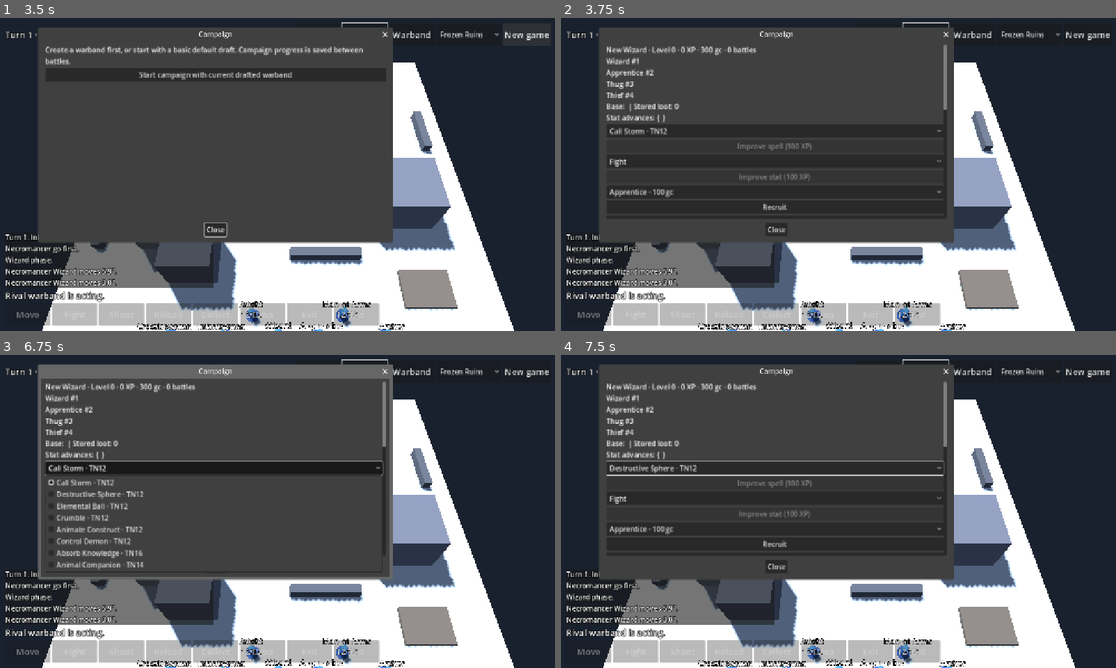
Above: before the commit, frames 1-4 (two rows, left to right).
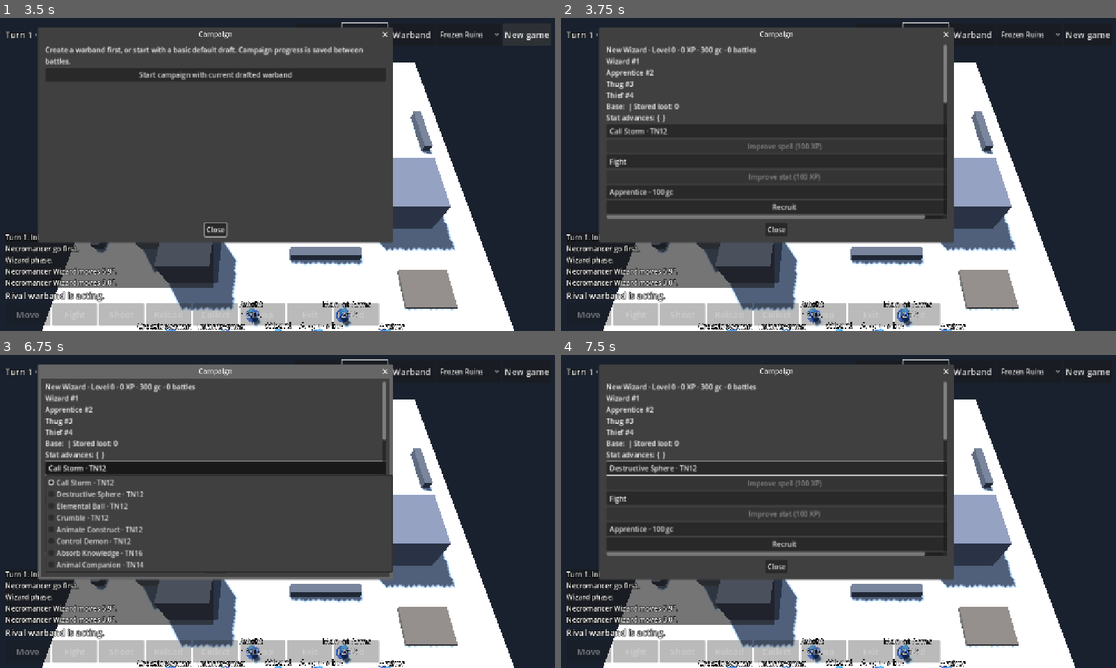
Above: after the commit, the same moments.

Repository: drag0nblad3/Frostgame
Game: Godot game, scene res://scenes/main.tscn
Two runs of this game, one before a commit and one after it. Both use one fixed random seed, a clock stepped at 60 frames per second and the inputs below.
Inputs:
- Up to frame 1 (3.5 s): click "Campaign" at 0.5 s; click "Campaign" at 1.25 s; click "New game" at 2 s; click "New game" at 2.75 s
- Up to frame 2 (3.75 s): click "Start campaign with current d…" at 3.5 s
- Up to frame 3 (6.75 s): click "Watch" at 4.25 s; click "Warband" at 5 s; click "Frozen Ruins" at 5.75 s; click "Call Storm · TN12" at 6.5 s
- Up to frame 4 (7.5 s): click "Fight" at 7.25 s

Frame 1 is identical in both runs. In frame 2, 1.0% of the frame differs, in the area x 8-70%, y 26-65%; in frame 3, 0.2%; in frame 4, 1.0%.

Commit message:
Implement Inn reserves and persistent base resource upgrades

Diff:
--- /dev/null
+++ b/data/base_resources.json
@@ -0,0 +1,68 @@
+{
+  "kennel": {
+    "name": "Kennel",
+    "cost": 400,
+    "benefit": "One extra war hound or companion wolf",
+    "live": true
+  },
+  "giant_cauldron": {
+    "name": "Giant Cauldron",
+    "cost": 250,
+    "benefit": "+1 Brew Potion",
+    "live": true
+  },
+  "enchanters_workshop": {
+    "name": "Enchanter's Workshop",
+    "cost": 400,
+    "benefit": "+1 Animate Construct and Embed Enchantment",
+    "live": true
+  },
+  "crystal_ball": {
+    "name": "Crystal Ball",
+    "cost": 250,
+    "benefit": "+1 Reveal Secret",
+    "live": true
+  },
+  "scriptorium": {
+    "name": "Scriptorium",
+    "cost": 200,
+    "benefit": "+1 Write Scroll",
+    "live": true
+  },
+  "celestial_telescope": {
+    "name": "Celestial Telescope",
+    "cost": 250,
+    "benefit": "One +5 initiative bonus per battle",
+    "live": false
+  },
+  "summoning_circle": {
+    "name": "Summoning Circle",
+    "cost": 300,
+    "benefit": "Prepare a temporary controlled demon",
+    "live": false
+  },
+  "carrier_pigeons": {
+    "name": "Carrier Pigeons",
+    "cost": 50,
+    "benefit": "Soldier recruitment costs 10gc less",
+    "live": true
+  },
+  "arcane_candle": {
+    "name": "Arcane Candle",
+    "cost": 100,
+    "benefit": "+1 prebattle Control Demon",
+    "live": false
+  },
+  "summoning_candle": {
+    "name": "Summoning Candle",
+    "cost": 100,
+    "benefit": "+1 prebattle Summon Demon",
+    "live": false
+  },
+  "sarcophagus_of_healing": {
+    "name": "Sarcophagus of Healing",
+    "cost": 300,
+    "benefit": "Wizard avoids badly wounded downtime; 10gc off niggling injury care",
+    "live": true
+  }
+}
--- /dev/null
+++ b/src/core/campaign/base_resources.gd
@@ -0,0 +1,117 @@
+class_name BaseResources
+extends RefCounted
+## Persistent upgrades attached to the current base (pp. 106–107).
+
+
+static func catalog() -> Dictionary:
+	return JsonFile.read("res://data/base_resources.json")
+
+
+static func owns(d: Dictionary, id: String) -> bool:
+	return d.get("resources", []).has(id)
+
+
+static func buy(d: Dictionary, id: String) -> bool:
+	if d.is_empty() or str(d.get("base", "")) == "" or owns(d, id):
+		return false
+	var info: Dictionary = catalog().get(id, {})
+	if not info.get("live", false) or int(d["gold"]) < int(info.get("cost", 0)):
+		return false
+	var resources: Array = d.get("resources", [])
+	resources.append(id)
+	d["resources"] = resources
+	d["gold"] = int(d["gold"]) - int(info["cost"])
+	return true
+
+
+static func casting_bonus(d: Dictionary, spell: String) -> int:
+	var upgrade := ""
+	match spell:
+		"brew_potion":
+			upgrade = "giant_cauldron"
+		"animate_construct", "embed_enchantment":
+			upgrade = "enchanters_workshop"
+		"reveal_secret":
+			upgrade = "crystal_ball"
+		"write_scroll":
+			upgrade = "scriptorium"
+	return 1 if upgrade != "" and owns(d, upgrade) else 0
+
+
+static func alive(unit: Dictionary) -> bool:
+	return not unit.get("dead", false) and not unit.get("dismissed", false)
+
+
+static func soldier(unit: Dictionary, db: FigureDb) -> bool:
+	return db.get_def(unit["type"]).role == "soldier" or unit.get("permanent_summon", false)
+
+
+static func specialist(unit: Dictionary, db: FigureDb) -> bool:
+	return db.get_def(unit["type"]).specialist or unit["type"] == "large_construct"
+
+
+static func counts(d: Dictionary, db: FigureDb, extra_type: String = "") -> Vector2i:
+	var count := Vector2i.ZERO
+	var kennel := false
+	for unit: Dictionary in d.get("units", []):
+		if not alive(unit) or not soldier(unit, db):
+			continue
+		count.x += 1
+		if specialist(unit, db):
+			count.y += 1
+		if unit["type"] in ["war_hound", "wolf"]:
+			kennel = true
+	if extra_type != "":
+		count.x += 1
+		if db.get_def(extra_type).specialist or extra_type == "large_construct":
+			count.y += 1
+		if extra_type in ["war_hound", "wolf"]:
+			kennel = true
+	if kennel and owns(d, "kennel"):
+		count.x -= 1
+	return count
+
+
+static func fits(d: Dictionary, db: FigureDb, extra_type: String = "") -> bool:
+	var count := counts(d, db, extra_type)
+	var extra := 1 if d.get("base", "") == "inn" else 0
+	return count.x <= 8 + extra and count.y <= 4 + extra
+
+
+static func reserve_candidates(d: Dictionary, db: FigureDb) -> Array[int]:
+	var candidates: Array[int] = []
+	if d.get("base", "") != "inn":
+		return candidates
+	var ready: Array[Dictionary] = []
+	var kennel_id := -1
+	var specialists := 0
+	for unit: Dictionary in d.get("units", []):
+		if not alive(unit) or int(unit.get("miss", 0)) > 0 or not soldier(unit, db):
+			continue
+		if owns(d, "kennel") and kennel_id < 0 and unit["type"] in ["war_hound", "wolf"]:
+			kennel_id = int(unit["id"])
+			continue
+		ready.append(unit)
+		if specialist(unit, db):
+			specialists += 1
+	if ready.size() <= 8 and specialists <= 4:
+		return candidates
+	for unit in ready:
+		if specialists <= 4 or specialist(unit, db):
+			candidates.append(int(unit["id"]))
+	return candidates
+
+
+static func reserve_id(d: Dictionary, db: FigureDb) -> int:
+	var candidates := reserve_candidates(d, db)
+	var selected := int(d.get("reserve_id", -1))
+	if candidates.has(selected):
+		return selected
+	return -1 if candidates.is_empty() else candidates.back()
+
+
+static func choose_reserve(d: Dictionary, id: int, db: FigureDb) -> bool:
+	if not reserve_candidates(d, db).has(id):
+		return false
+	d["reserve_id"] = id
+	return true
--- a/src/core/campaign/base_rules.gd
+++ b/src/core/campaign/base_rules.gd
@@ -8,7 +8,8 @@
 	"temple": "+3 Miraculous Cure; chance of healing potion",
 	"crypt": "+2 Raise Zombie and Animate Skull",
 	"tower": "+2 Awareness and Reveal Secret",
-	"library": "Chance of a scroll or grimoire after battle"
+	"library": "Chance of a scroll or grimoire after battle",
+	"inn": "One reserve soldier; choose who stays behind"
 }
 
 
--- a/src/core/campaign/campaign_progress.gd
+++ b/src/core/campaign/campaign_progress.gd
@@ -13,8 +13,9 @@
 
 func deployment() -> Dictionary:
 	var units: Array = []
+	var reserve := BaseResources.reserve_id(data, FigureDb.load_files())
 	for unit: Dictionary in data["units"]:
-		if unit["dead"] or unit.get("dismissed", false) or int(unit["miss"]) > 0 or InjuryRules.blind(unit):
+		if unit["dead"] or unit.get("dismissed", false) or int(unit["miss"]) > 0 or InjuryRules.blind(unit) or int(unit["id"]) == reserve:
 			continue
 		var entry := {"type": unit["type"], "campaign_id": unit["id"], "at": [4.5 + 3.0 * units.size(), 3.0]}
 		if unit["type"] in ["wizard", "apprentice"]:
@@ -79,7 +80,7 @@
 		elif event.type == "out_of_action":
 			var victim := c.state.figure(e["id"])
 			var attacker := c.state.figure(e["by"])
-			if victim.side < 0 and attacker.side == side:
+			if victim != null and attacker != null and victim.side < 0 and attacker.side == side:
 				if c.state.museum and victim.def.id == "medium_construct":
 					scenario_xp += 10
 				else:
@@ -125,8 +126,11 @@
 			elif caster and roll <= 4:
 				outcome = "permanent injury: " + InjuryRules.roll(unit, dice)
 			elif roll <= (6 if caster else 8):
-				unit["miss"] = 1
-				outcome = "misses next battle"
+				if f.def.role == "wizard" and BaseResources.owns(data, "sarcophagus_of_healing"):
+					outcome = "recovered using the sarcophagus"
+				else:
+					unit["miss"] = 1
+					outcome = "misses next battle"
 			elif caster and roll <= 8:
 				CampaignInventory.lose_owned(data, f.campaign_id)
 				outcome = "close call; carried items lost"
@@ -239,7 +243,7 @@
 
 
 const RANDOM_SPELLS := [["animate_skull","bones_of_the_earth","strike_dead","control_undead"],["curse","poison_dart","a …(1037 unchanged characters)…
-const BASES := ["brewery", "laboratory", "treasury", "temple", "crypt", "tower", "library"]
+const BASES := ["brewery", "laboratory", "treasury", "temple", "crypt", "tower", "library", "inn"]
 const STAT_CAPS := {"fight": 5, "shoot": 5, "will": 8, "health": 20}
 
 
@@ -251,7 +255,16 @@
 func choose_base(id: String) -> bool:
 	if data.is_empty() or int(data["games"]) == 0 or not BASES.has(id):
 		return false
+	if id == data.get("base", ""):
+		return true
+	var proposed := data.duplicate(true)
+	proposed["base"] = id
+	proposed["resources"] = []
+	if not BaseResources.fits(proposed, FigureDb.load_files()):
+		return false
 	data["base"] = id
+	data["resources"] = []
+	data.erase("reserve_id")
 	return true
 
 
@@ -292,15 +305,16 @@
 
 
 func recruitment_cost(id: String, db: FigureDb) -> int:
-	return 100 + 10 * int(data["level"]) if id == "apprentice" else db.get_def(id).cost
+	if id == "apprentice":
+		return 100 + 10 * int(data["level"])
+	var discount := 10 if BaseResources.owns(data, "carrier_pigeons") else 0
+	return maxi(0, db.get_def(id).cost - discount)
 
 
 func can_hire(id: String, db: FigureDb) -> bool:
 	if data.is_empty() or not db.figures.has(id) or int(data["gold"]) < recruitment_cost(id, db):
 		return false
 	var d := db.get_def(id)
-	var soldiers := 0
-	var specialists := 0
 	for unit: Dictionary in data["units"]:
 		if id == "apprentice" and unit["type"] == "apprentice" and CampaignPotions.preserved(data, unit):
 			return false
@@ -309,11 +323,7 @@
 		var other := db.get_def(unit["type"])
 		if id == "apprentice" and other.role == "apprentice":
 			return false
-		if other.role == "soldier" or unit.get("permanent_summon", false):
-			soldiers += 1
-			if other.specialist or unit["type"] == "large_construct":
-				specialists += 1
-	return d.role == "apprentice" or (d.role == "soldier" and soldiers < 8 and (not d.specialist or specialists < 4))
+	return d.role == "apprentice" or (d.role == "soldier" and BaseResources.fits(data, db, id))
 
 
 func hire(id: String, db: FigureDb) -> bool:
@@ -348,6 +358,8 @@
 		if other["type"] == "apothecary" and not other["dead"] and not other.get("dismissed", false):
 			cost = 50
 			break
+	if unit["type"] == "wizard" and BaseResources.owns(data, "sarcophagus_of_healing"):
+		cost = 0
 	data["gold"] = int(data["gold"]) - cost
 	unit["miss"] = 0
 	return true
--- a/src/core/campaign/injury_rules.gd
+++ b/src/core/campaign/injury_rules.gd
@@ -52,6 +52,8 @@
 	for other: Dictionary in d["units"]:
 		if other["type"] == "apothecary" and not other["dead"] and not other.get("dismissed", false):
 			price -= 10
+	if unit["type"] == "wizard" and BaseResources.owns(d, "sarcophagus_of_healing"):
+		price -= 10
 	return maxi(0, price)
 
 
--- a/src/core/campaign/rituals.gd
+++ b/src/core/campaign/rituals.gd
@@ -51,27 +51,21 @@
 				if item["kind"] == "grimoire" and item.has("spell") and not out.has(item["spell"]):
 					out.append(item["spell"])
 		"animal_companion", "animate_construct":
-			var soldiers := 0
-			var specialists := 0
 			var companion := false
 			var db := FigureDb.load_files()
 			for member: Dictionary in d["units"]:
 				if member["dead"] or member.get("dismissed", false):
 					continue
-				var def := db.get_def(member["type"])
-				if member.get("permanent_summon", false) or def.role == "soldier":
-					soldiers += 1
-					if def.specialist or member["type"] == "large_construct":
-						specialists += 1
 				if member.get("companion_of", -1) == caster:
 					companion = true
-			if soldiers < 8:
-				if id == "animal_companion" and not companion:
-					out.assign(ANIMALS)
-				elif id == "animate_construct":
-					out.assign(CONSTRUCTS)
-					if specialists >= 4:
-						out.erase("large_construct")
+			if id == "animal_companion" and not companion:
+				for type: String in ANIMALS:
+					if BaseResources.fits(d, db, type):
+						out.append(type)
+			elif id == "animate_construct":
+				for type: String in CONSTRUCTS:
+					if BaseResources.fits(d, db, type):
+						out.append(type)
 		"raise_zombie":
 			if not d.get("prepared_zombie", false):
 				out.append("")
@@ -101,7 +95,7 @@
 		mod = -4
 	if id == "miraculous_cure" and d["units"][int(option)]["dead"]:
 		mod = -4
-	mod += BaseRules.casting_bonus(str(d.get("base", "")), id)
+	mod += BaseRules.casting_bonus(str(d.get("base", "")), id) + BaseResources.casting_bonus(d, id)
 	var attempts: Dictionary = d.get("ritual_attempts", {})
 	attempts["%d:%s" % [caster, id]] = true
 	d["ritual_attempts"] = attempts
--- /dev/null
+++ b/src/view/hud/base_upgrade_panel.gd
@@ -0,0 +1,71 @@
+class_name BaseUpgradePanel
+extends VBoxContainer
+## Purchase base upgrades and select the Inn's reserve.
+
+
+var campaign: CampaignProgress
+var db: FigureDb
+var callback: Callable
+var resources: OptionButton
+var buy_button: Button
+var reserve: OptionButton
+var reserve_label: Label
+var owned: Label
+
+
+func setup(p: CampaignProgress, figures: FigureDb, changed: Callable) -> void:
+	campaign = p
+	db = figures
+	callback = changed
+	owned = Label.new()
+	owned.autowrap_mode = TextServer.AUTOWRAP_WORD_SMART
+	add_child(owned)
+	resources = OptionButton.new()
+	add_child(resources)
+	buy_button = Button.new()
+	buy_button.text = "Purchase base resource"
+	add_child(buy_button)
+	buy_button.pressed.connect(func() -> void:
+		if resources.item_count > 0 and BaseResources.buy(campaign.data, str(resources.get_selected_metadata())):
+			callback.call())
+	reserve_label = Label.new()
+	reserve_label.text = "Inn: soldier staying at base"
+	add_child(reserve_label)
+	reserve = OptionButton.new()
+	add_child(reserve)
+	reserve.item_selected.connect(func(index: int) -> void:
+		if BaseResources.choose_reserve(campaign.data, int(reserve.get_item_metadata(index)), db):
+			callback.call())
+
+
+func refresh() -> void:
+	var d := campaign.data
+	var catalog := BaseResources.catalog()
+	var names: Array[String] = []
+	resources.clear()
+	var first_available := -1
+	for id: String in catalog:
+		var info: Dictionary = catalog[id]
+		if BaseResources.owns(d, id):
+			names.append(info["name"])
+			continue
+		resources.add_item("%s · %d gc · %s%s" % [info["name"], info["cost"], info["benefit"], "" if info["live"] else " (pending)"])
+		var i := resources.item_count - 1
+		resources.set_item_metadata(i, id)
+		var available: bool = info["live"] and str(d.get("base", "")) != "" and int(d["gold"]) >= int(info["cost"])
+		resources.set_item_disabled(i, not available)
+		if available and first_available < 0:
+			first_available = i
+	owned.text = "Base resources: " + (", ".join(names) if not names.is_empty() else "None")
+	buy_button.disabled = first_available < 0
+	resources.select(first_available)
+	reserve.clear()
+	var selected := BaseResources.reserve_id(d, db)
+	for id in BaseResources.reserve_candidates(d, db):
+		var unit: Dictionary = d["units"][id]
+		reserve.add_item("%s #%d" % [db.get_def(unit["type"]).name, id + 1])
+		reserve.set_item_metadata(reserve.item_count - 1, id)
+		if id == selected:
+			reserve.select(reserve.item_count - 1)
+	reserve.visible = reserve.item_count > 0
+	reserve_label.visible = reserve.visible
--- a/src/view/hud/campaign_panel.gd
+++ b/src/view/hud/campaign_panel.gd
@@ -24,6 +24,7 @@
 var controls: Array[Control] = []
 var inventory: InventoryPanel
 var rituals: RitualPanel
+var base_upgrades: BaseUpgradePanel
 var niggle: OptionButton
 var niggle_button: Button
 var treasure_choice: Label
@@ -99,7 +100,7 @@
 		base_choice.add_item(id.capitalize() + " · " + str(BaseRules.BENEFITS.get(id, "")))
 		base_choice.set_item_metadata(base_choice.item_count - 1, id)
 	col.add_child(base_choice)
-	base_button = _command(col, "Choose base (free after first battle)", func() -> void:
+	base_button = _command(col, "Choose base (changing discards upgrades)", func() -> void:
 		if campaign.choose_base(str(base_choice.get_selected_metadata())):
 			changed())
 	grimoire = OptionButton.new()
@@ -116,6 +117,10 @@
 	col.add_child(rituals)
 	rituals.setup(campaign, changed)
 	controls.append(rituals)
+	base_upgrades = BaseUpgradePanel.new()
+	col.add_child(base_upgrades)
+	base_upgrades.setup(campaign, db, changed)
+	controls.append(base_upgrades)
 	start = Button.new()
 	start.text = "Start campaign with current drafted warband"
 	col.add_child(start)
@@ -151,6 +156,7 @@
 		return
 	inventory.refresh()
 	rituals.refresh()
+	base_upgrades.refresh()
 	var lines: Array[String] = ["%s · Level %d · %d XP · %d gc · %d battles" % [d["name"], d["level"], d["xp"], d["gold"], d["games"]]]
 	for unit: Dictionary in d["units"]:
 		lines.append("%s #%d%s%s" % [str(unit["type"]).capitalize(), int(unit["id"]) + 1, " — dead" if unit["dead"] else (" — resting" if int(unit["miss"]) > 0 else ""), " — injuries: %d" % unit["injuries"] if int(unit["injuries"]) > 0 else ""])
@@ -166,6 +172,9 @@
 			niggle.add_item("%s #%d · %d gc" % [str(unit["type"]).capitalize(), int(unit["id"]) + 1, price])
 			niggle.set_item_metadata(niggle.item_count - 1, int(unit["id"]))
 	niggle_button.disabled = niggle.item_count == 0
+	var reserve := BaseResources.reserve_id(d, db)
+	if reserve >= 0:
+		lines.append("Inn reserve: %s #%d" % [db.get_def(d["units"][reserve]["type"]).name, reserve + 1])
 	lines.append("Base: %s | Stored loot: %d" % [str(d.get("base", "")).capitalize(), d["loot"].size()])
 	lines.append("Stat advances: %s" % str(d.get("advances", {})))
 	members.clear()
@@ -183,6 +192,13 @@
 			grimoire.set_item_metadata(grimoire.item_count - 1, i)
 	upgrade.disabled = bool(d.get("stat_improved", false)) or int(d["xp"]) < 100
 	base_button.disabled = int(d["games"]) == 0
+	for i in base_choice.item_count:
+		var id := str(base_choice.get_item_metadata(i))
+		var proposed := d.duplicate(true)
+		if id != d.get("base", ""):
+			proposed["base"] = id
+			proposed["resources"] = []
+		base_choice.set_item_disabled(i, not BaseResources.fits(proposed, db))
 	dismiss_button.disabled = members.item_count == 0
 	treat_button.disabled = members.item_count == 0
 	learn_button.disabled = grimoire.item_count == 0 or int(d["xp"]) < 100
--- /dev/null
+++ b/tests/unit/test_base_resources.gd
@@ -0,0 +1,84 @@
+extends TestCase
+
+
+func _campaign() -> CampaignProgress:
+	var draft := WarbandDraft.new(db())
+	draft.choose_defaults()
+	var p := CampaignProgress.new()
+	p.start(draft.as_warband())
+	p.data["games"] = 1
+	p.data["gold"] = 5000
+	return p
+
+
+func test_resources_purchase_and_switch() -> void:
+	var p := _campaign()
+	check(not BaseResources.buy(p.data, "carrier_pigeons"))
+	check(p.choose_base("tower"))
+	check(BaseResources.buy(p.data, "crystal_ball"))
+	check(BaseResources.buy(p.data, "carrier_pigeons"))
+	check(not BaseResources.buy(p.data, "crystal_ball"))
+	check(not BaseResources.buy(p.data, "summoning_circle"))
+	check_eq(p.data["gold"], 4700)
+	check_eq(p.recruitment_cost("archer", db()), 65)
+	check_eq(p.recruitment_cost("thug", db()), 0)
+	p.data["spells"] = {"reveal_secret": 12}
+	check(Rituals.attempt(p.data, 0, "reveal_secret", "", LoadedDice.new([9])))
+	check_eq(p.data["revealed_secrets"], 1)
+	check(p.choose_base("tower"))
+	check(BaseResources.owns(p.data, "crystal_ball"))
+	check(p.choose_base("crypt"))
+	check(not BaseResources.owns(p.data, "carrier_pigeons"))
+	check_eq(p.recruitment_cost("archer", db()), 75)
+
+
+func test_inn_and_kennel_capacity() -> void:
+	var p := _campaign()
+	check(p.choose_base("inn"))
+	while BaseResources.counts(p.data, db()).x < 9:
+		check(p.hire("thug", db()))
+	check(not p.can_hire("thug", db()))
+	check(BaseResources.buy(p.data, "kennel"))
+	check(p.hire("war_hound", db()))
+	check(not p.can_hire("war_hound", db()))
+	var choices := BaseResources.reserve_candidates(p.data, db())
+	check_eq(choices.size(), 9)
+	check(BaseResources.choose_reserve(p.data, choices[0], db()))
+	var deploy: Array = p.deployment()["figures"]
+	check_eq(deploy.size(), 11)
+	for entry: Dictionary in deploy:
+		check(int(entry.get("campaign_id", -1)) != choices[0])
+	check(not p.choose_base("tower"))
+	p.data["units"][choices[0]]["miss"] = 1
+	check_eq(BaseResources.reserve_id(p.data, db()), -1)
+	check_eq(p.deployment()["figures"].size(), 11)
+
+
+func test_inn_fifth_specialist_requires_specialist_reserve() -> void:
+	var p := _campaign()
+	check(p.choose_base("inn"))
+	for i in 5:
+		check(p.hire("archer", db()))
+	var choices := BaseResources.reserve_candidates(p.data, db())
+	check_eq(choices.size(), 5)
+	for id in choices:
+		check_eq(p.data["units"][id]["type"], "archer")
+
+
+func test_sarcophagus_and_ritual_bonuses() -> void:
+	var p := _campaign()
+	check(p.choose_base("library"))
+	for id: String in ["giant_cauldron", "enchanters_workshop", "scriptorium", "sarcophagus_of_healing"]:
+		check(BaseResources.buy(p.data, id))
+	check_eq(BaseResources.casting_bonus(p.data, "brew_potion"), 1)
+	check_eq(BaseResources.casting_bonus(p.data, "animate_construct"), 1)
+	check_eq(BaseResources.casting_bonus(p.data, "embed_enchantment"), 1)
+	check_eq(BaseResources.casting_bonus(p.data, "write_scroll"), 1)
+	var unit: Dictionary = p.data["units"][0]
+	unit["injury_types"] = {"niggling_injury": 1}
+	check_eq(InjuryRules.treatment_price(p.data, unit), 20)
+	unit["miss"] = 1
+	var gold: int = p.data["gold"]
+	check(p.treat(0))
+	check_eq(p.data["gold"], gold)
+	check_eq(unit["miss"], 0)
Not shown, changed: docs/rules-coverage.md
